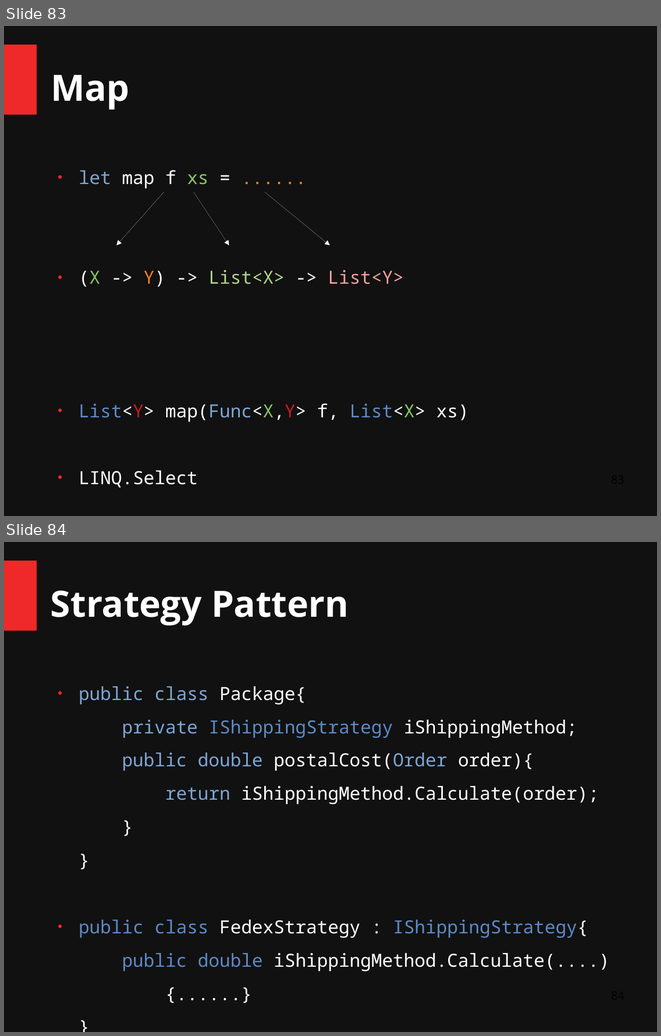
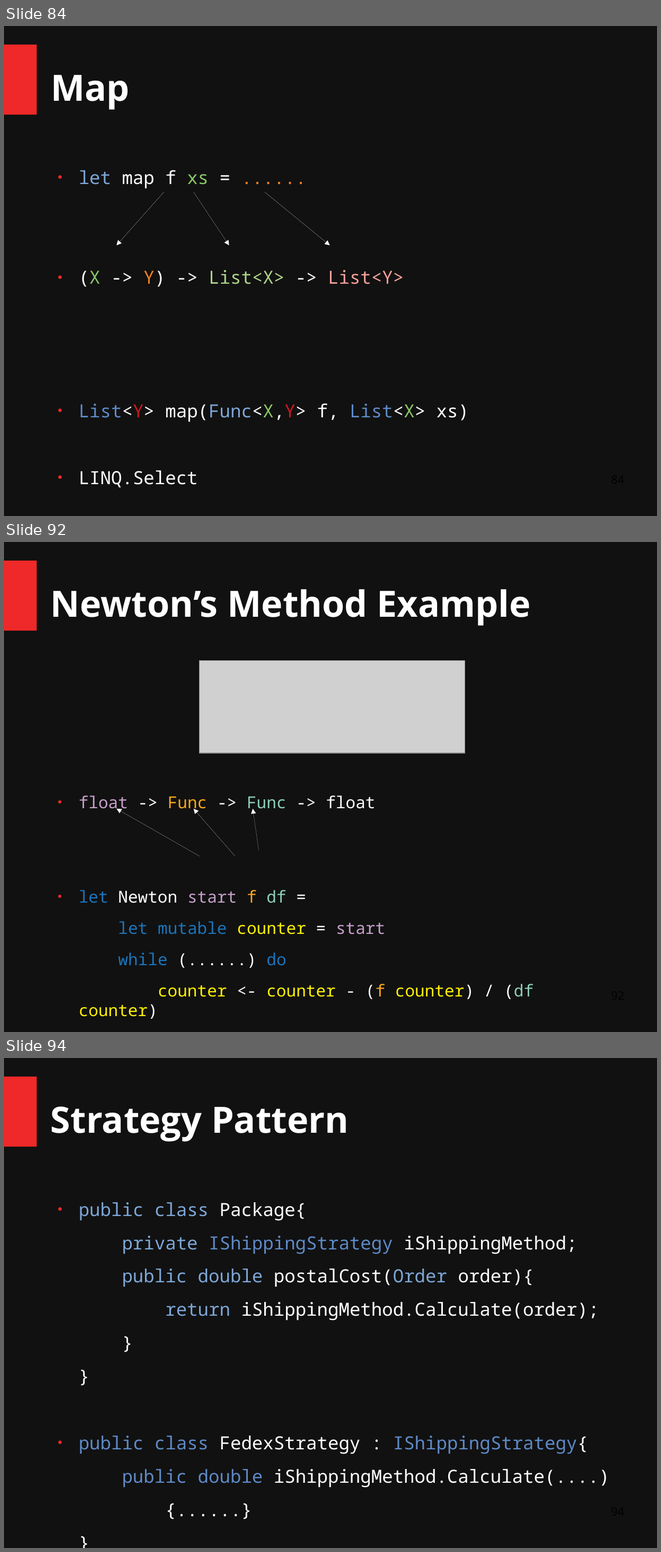
Before and after one commit to ChangHaiBin/FSharpPowerPoint, a slide deck: FSharp Talk Dark.odp. Shown one above the other, each under a label of ours: slides 83 and 84 before the commit, slides 84, 92 and 94 after it; the slides between them are not shown. The pictures are 661x1036 and 661x1552 pixels, drawn with LibreOffice and Linux fonts; fonts in the diff are those of the drawing; grey boxes stand for pictures. Boxes give left, top, right and bottom in pixels: in the first picture for what was removed or moved away, otherwise in the second. Text is boxed around its words. In the diff, an @@ line names an element or a change of style, - is before the commit and + after.

```diff
--- a/FSharp Talk Dark.odp
+++ b/FSharp Talk Dark.odp
@@ slide 92 added at (4, 542, 657, 1032), background #111111; not listed: 1 template element that a slide beside it also shows @@
@@ title added at (51, 589, 531, 626), 44 pt, text #FFFFFF, bold @@
+Newton’s Method Example
@@ picture added at (200, 661, 465, 753) @@
@@ text added at (79, 795, 533, 1018), 20 pt, text #FFFFFF @@
+● float -> Func -> Func -> float
+● let Newton start f df =
+let mutable counter = start
+while (......) do
+counter <- counter - (f counter) / (df counter)
@@ arrow added from (200, 856) to (116, 809), #FFFFFF 0 pt @@
@@ arrow added from (235, 856) to (194, 809), #FFFFFF 0 pt @@
@@ arrow added from (259, 850) to (253, 809), #FFFFFF 0 pt @@
@@ what was slide 83 is now slide 84 @@
@@ what was slide 84 is now slide 94 @@
```
Also in this commit, not shown: 4 slides changed, 9 other slides added, 1 slide removed, 4 other files.
